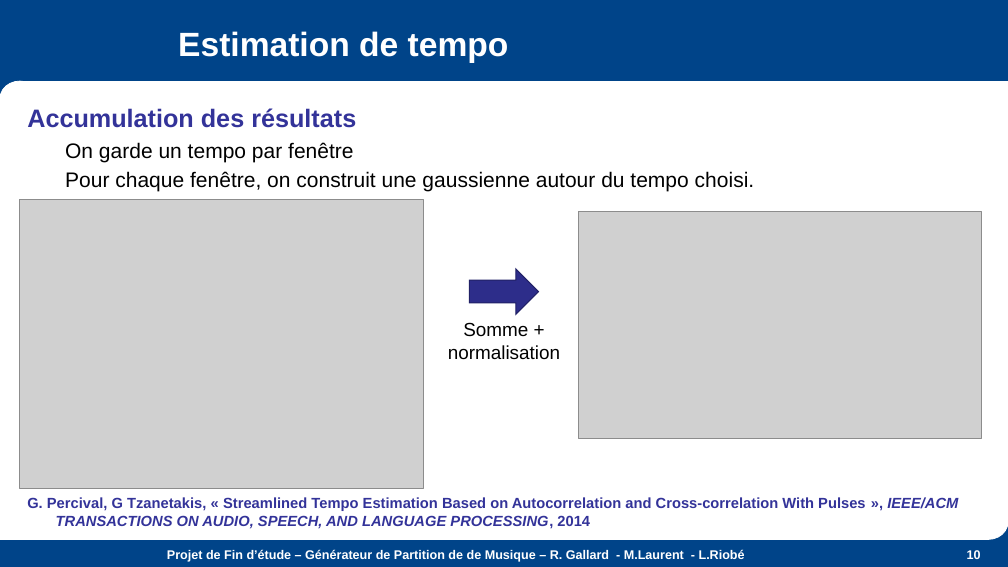
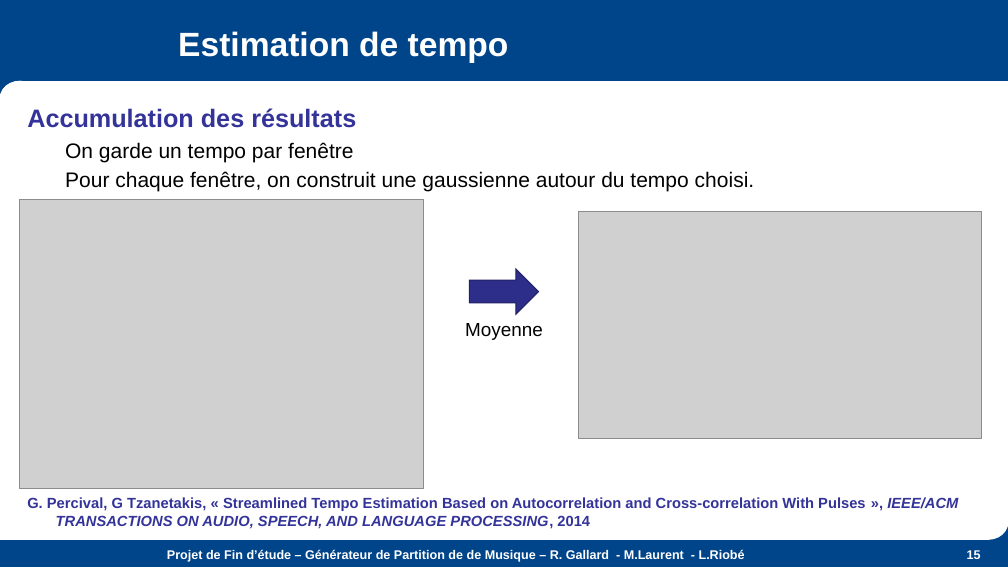
Before and after one commit to the-midge/gentab, a slide deck: slide 15 of Docs/Présentation-PFE.pptx (slide 10 before the commit). Drawn at 1008x567 pixels with LibreOffice and Linux fonts; fonts in the diff are those of the drawing; grey boxes stand for pictures; background and template pictures are left out. Boxes give left, top, right and bottom in pixels: in the first picture for what was removed or moved away, otherwise in the second. Text is boxed around its words. In the diff, an @@ line names an element or a change of style, - is before the commit and + after.

```diff
--- a/Docs/Présentation-PFE.pptx
+++ b/Docs/Présentation-PFE.pptx
@@ text at <box>465,323,543,340</box>: text changed @@
-Somme + normalisation
+Moyenne
@@ page number at <box>967,550,981,559</box>: text changed @@
-10
+15
```
Also in this commit, not shown: 6 other slides changed, 8 slides added, 16 other files.
